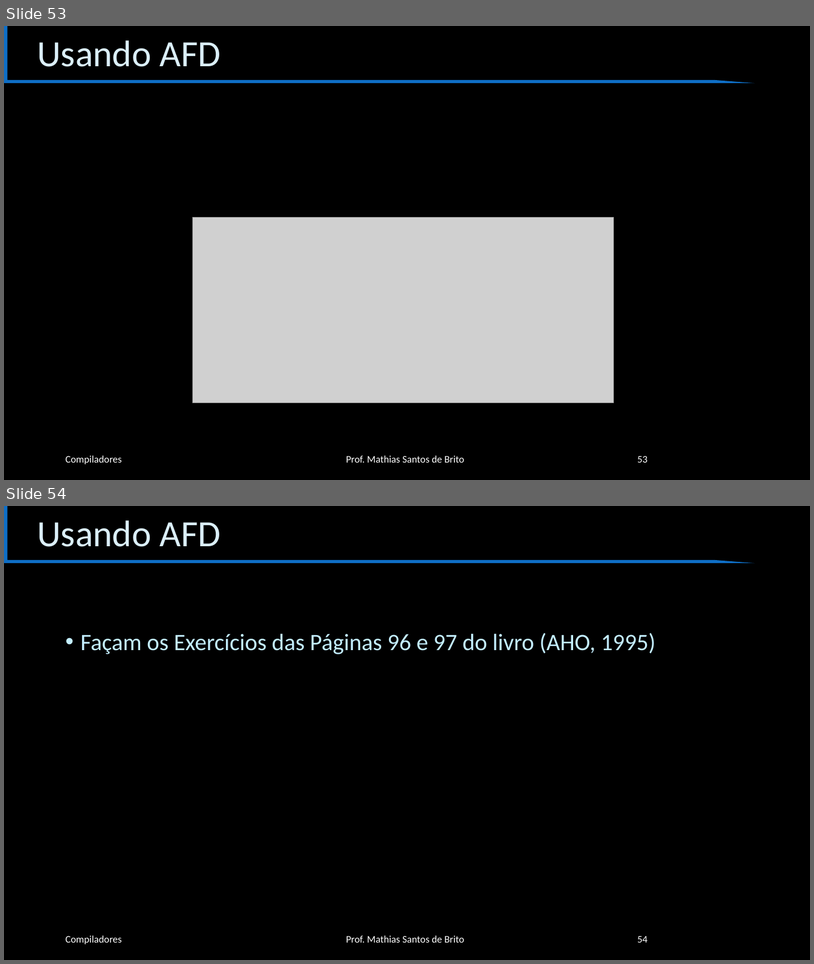
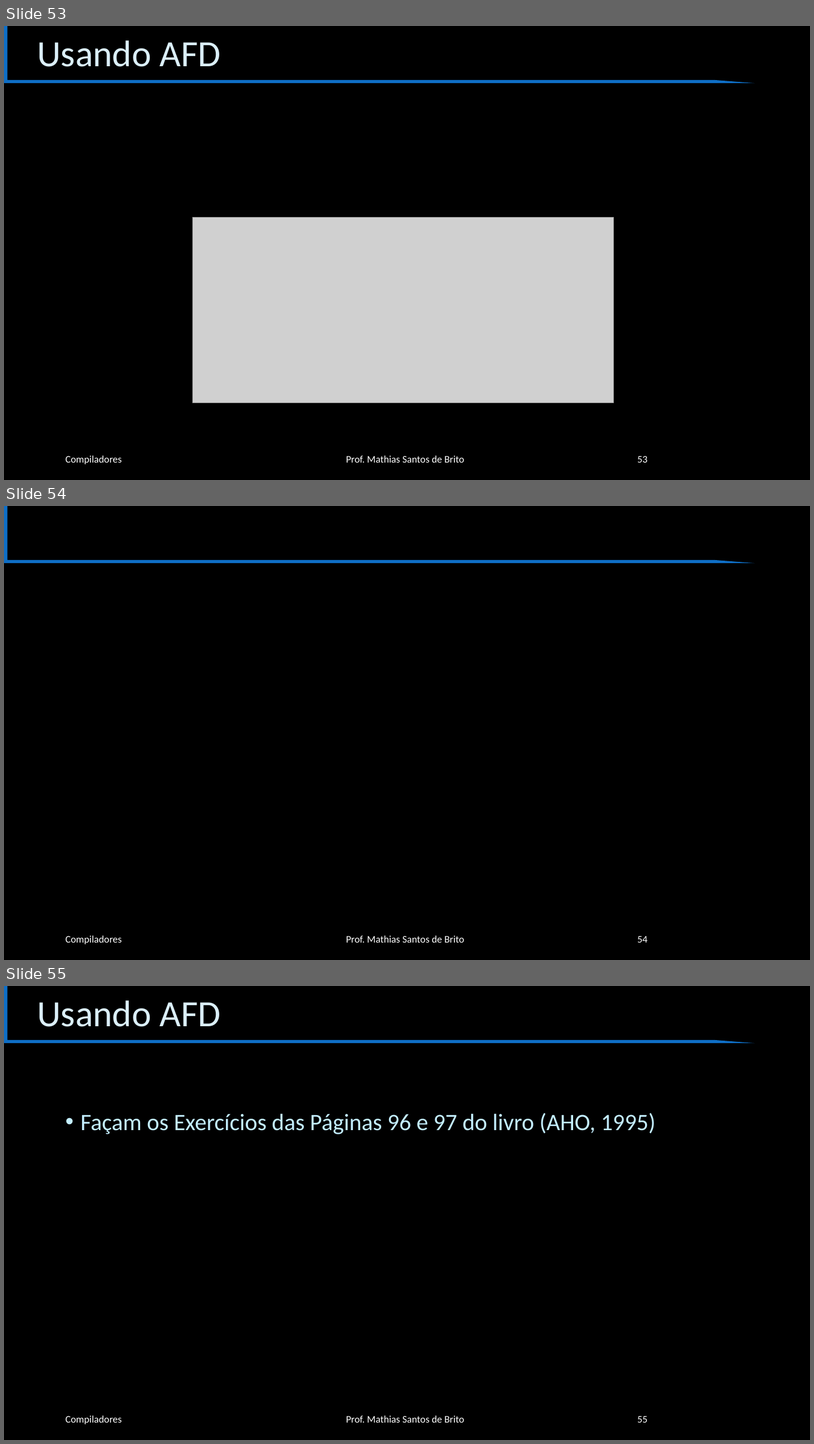
Before and after one commit to cet058-Org/2019.1, a slide deck: slides.pptx. Shown one above the other, each under a label of ours: slides 53 and 54 before the commit, slides 53, 54 and 55 after it. The pictures are 814x964 and 814x1444 pixels, drawn with LibreOffice and Linux fonts; fonts in the diff are those of the drawing; grey boxes stand for pictures; background and template pictures are left out. Boxes give left, top, right and bottom in pixels: in the first picture for what was removed or moved away, otherwise in the second. Text is boxed around its words. In the diff, an @@ line names an element or a change of style, - is before the commit and + after.

```diff
--- a/slides.pptx
+++ b/slides.pptx
@@ slide 54 added at [4, 506, 810, 960], background #000000; not listed: 1 template element that a slide beside it also shows @@
@@ text added at [65, 935, 122, 944], 12 pt, text #FFFFFF @@
+Compiladores
@@ text added at [346, 935, 464, 942], 12 pt, text #FFFFFF @@
+Prof. Mathias Santos de Brito
@@ page number added at [638, 936, 648, 942], 12 pt, text #FFFFFF @@
+54
@@ what was slide 54 is now slide 55 @@
@@ page number at [638, 1416, 648, 1422]: text changed @@
-54
+55
```
Also in this commit, not shown: 1 slide changed.
